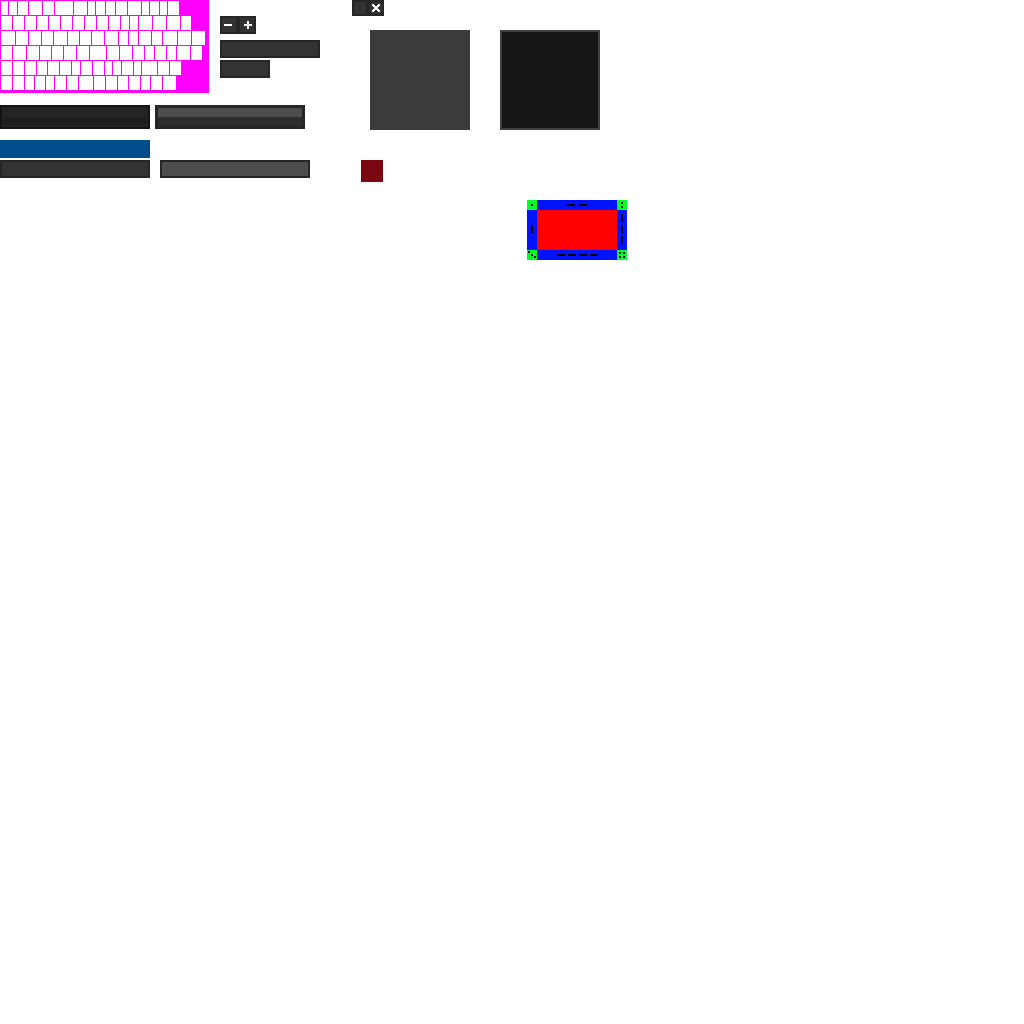
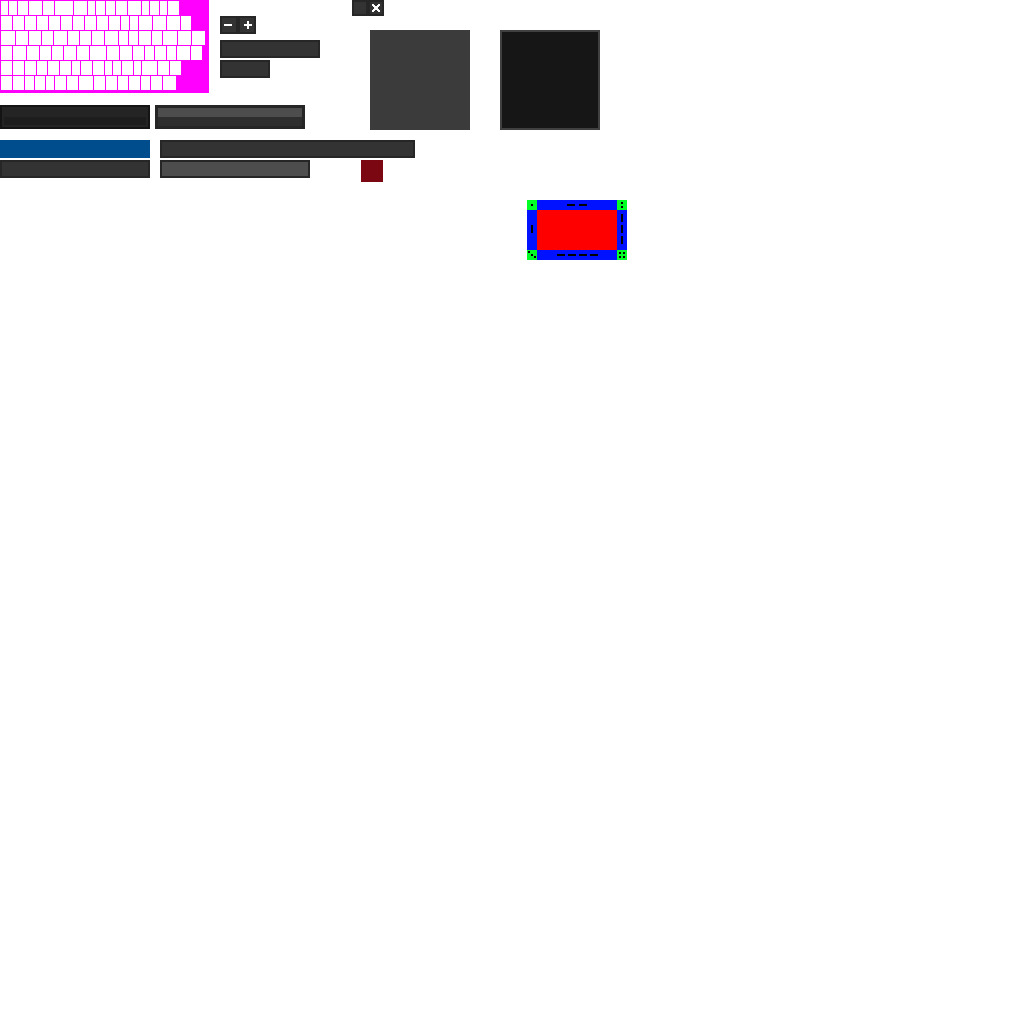
Layered file, before and after one edit (w=1024, h=1024). Changes by layer:
painted on "Ebene #13" over bbox(160, 140, 415, 158)
